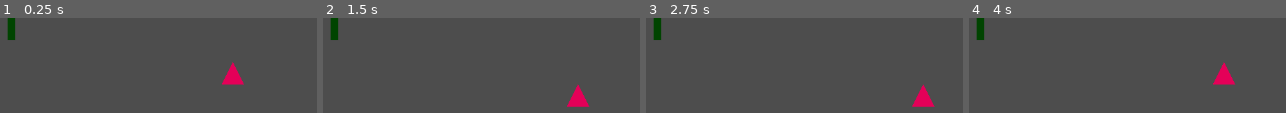
Above: before the commit, frames 1-4 (left to right).
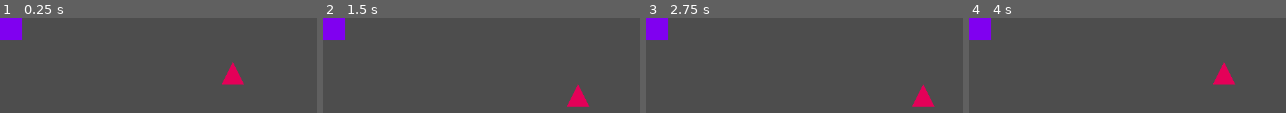
Above: after the commit, the same moments.

Repository: mjXmsdgh/game_gallery
Game: Godot game, scene res://game_scene/shooting/2_main/main.tscn
Two runs of this game, one before a commit and one after it. Both use one fixed random seed, a clock stepped at 60 frames per second and the inputs below. This scene is started directly instead of the project's main scene.
Inputs:
- Up to frame 1 (0.25 s): no input
- Up to frame 2 (1.5 s): tap Enter at 0.5 s; hold Right (ui_right) 0.53-1.28 s; tap Space at 1.25 s; hold Down (ui_down) from 1.28 s (still down)
- Up to frame 3 (2.75 s): tap Enter at 2 s; release Down (ui_down) at 2.03 s; hold Right (ui_right) from 2.03 s (still down)
- Up to frame 4 (4 s): tap Space at 2.75 s; release Right (ui_right) at 2.78 s; hold Up (ui_up) 2.78-3.53 s; tap Enter at 3.5 s; hold Left (ui_left) from 3.53 s (still down)

The runs differ from the first frame. In frame 1, 1.6% of the frame differs, in the area x 0-7%, y 0-24%; in frame 2, 1.6%; in frame 3, 1.6%; in frame 4, 1.6%.

Commit message:
add enemy

Diff:
--- /dev/null
+++ b/game_scene/shooting/2_main/enemy.tscn
@@ -0,0 +1,16 @@
+[gd_scene load_steps=3 format=3 uid="uid://cdhriv4tr086t"]
+
+[ext_resource type="Texture2D" uid="uid://cl7r5k4eopjy3" path="res://image/shooting_enemy.png" id="1_w3iwj"]
+
+[sub_resource type="RectangleShape2D" id="RectangleShape2D_61ki1"]
+size = Vector2(31.75, 31.7813)
+
+[node name="enemy" type="Area2D"]
+
+[node name="Sprite2D" type="Sprite2D" parent="."]
+position = Vector2(16, 16)
+texture = ExtResource("1_w3iwj")
+
+[node name="CollisionShape2D" type="CollisionShape2D" parent="."]
+position = Vector2(16, 16)
+shape = SubResource("RectangleShape2D_61ki1")
--- a/game_scene/shooting/2_main/main.tscn
+++ b/game_scene/shooting/2_main/main.tscn
@@ -1,8 +1,9 @@
-[gd_scene load_steps=5 format=3 uid="uid://bfrpkgpjpb67i"]
+[gd_scene load_steps=6 format=3 uid="uid://bfrpkgpjpb67i"]
 
 [ext_resource type="PackedScene" uid="uid://c1anwtx6pv6p1" path="res://game_scene/shooting/2_main/shooting_player.tscn" id="1_exq3t"]
 [ext_resource type="Script" path="res://game_scene/shooting/2_main/main.gd" id="1_jcbtw"]
 [ext_resource type="Texture2D" uid="uid://d2e27gpabm5oo" path="res://image/bullet.png" id="2_qar1d"]
+[ext_resource type="PackedScene" uid="uid://cdhriv4tr086t" path="res://game_scene/shooting/2_main/enemy.tscn" id="4_rtglj"]
 
 [sub_resource type="RectangleShape2D" id="RectangleShape2D_1pd3p"]
 size = Vector2(9, 31)
@@ -22,3 +23,5 @@
 [node name="Sprite2D" type="Sprite2D" parent="bullet"]
 position = Vector2(16, 16)
 texture = ExtResource("2_qar1d")
+
+[node name="enemy" parent="." instance=ExtResource("4_rtglj")]
